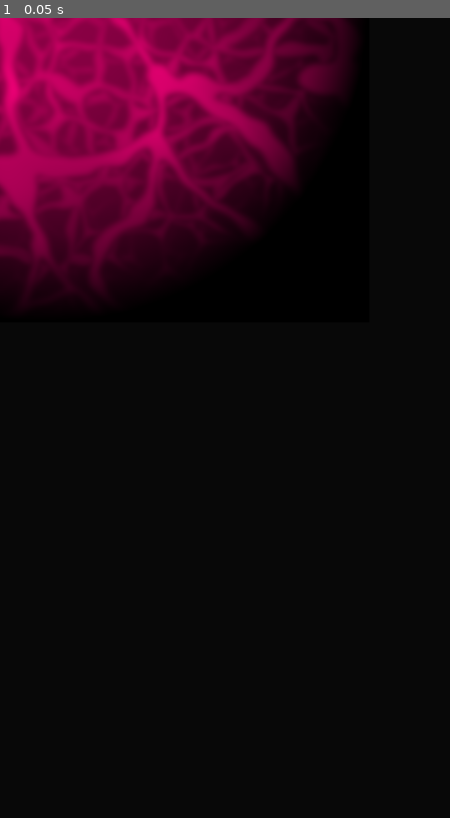
Above: before the commit, frame 1.
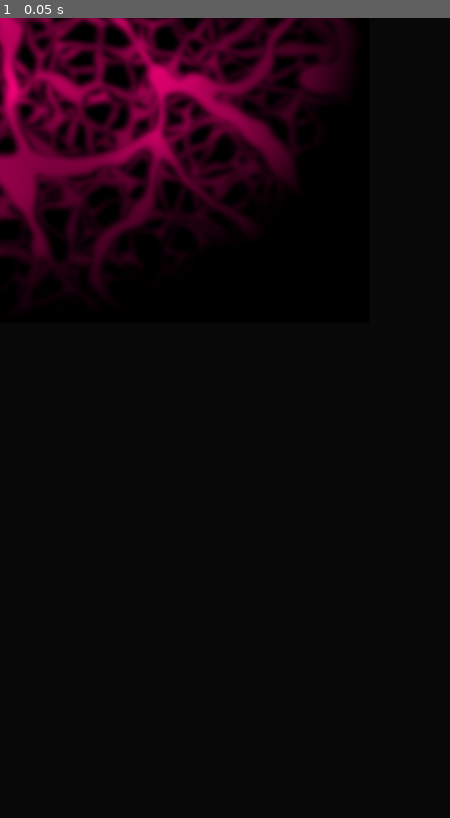
Above: after the commit, the same moment.

Repository: patryelt/RootOfEvil
Game: Godot game, scene res://assets/art/shader/corruption.tscn
Same seed, same stepped clock (60 frames per second), same inputs: the game is played once before the commit and once after it. This scene is started directly instead of the project's main scene.
Inputs:
- Up to frame 1 (0.05 s): no input

The runs differ from the first frame. In frame 1, 18% of the frame differs, in the area x 0-74%, y 0-35%.

Commit message:
added new planet and uppdated corruption

Diff:
--- a/assets/art/shader/corruption.tres
+++ b/assets/art/shader/corruption.tres
@@ -1,13 +1,12 @@
-[gd_resource type="ShaderMaterial" load_steps=11 format=2]
+[gd_resource type="ShaderMaterial" load_steps=9 format=2]
 
-[ext_resource path="res://assets/art/shader/corruption_roots_01_color_gradient_1.png" type="Texture" id=1]
 [ext_resource path="res://assets/art/shader/corruption_roots_01_alpha_gradient.png" type="Texture" id=2]
-
-[sub_resource type="VisualShaderNodeScalarOp" id=5]
-operator = 4
 
 [sub_resource type="VisualShaderNodeVectorOp" id=6]
 operator = 2
+
+[sub_resource type="VisualShaderNodeScalarOp" id=11]
+operator = 9
 
 [sub_resource type="VisualShaderNodeColorUniform" id=2]
 uniform_name = "ColorUniform"
@@ -21,18 +20,14 @@
 [sub_resource type="VisualShaderNodeScalarOp" id=8]
 operator = 9
 
-[sub_resource type="VisualShaderNodeTexture" id=9]
-texture = ExtResource( 1 )
-
 [sub_resource type="VisualShaderNodeTexture" id=10]
 texture = ExtResource( 2 )
 
 [sub_resource type="VisualShader" id=4]
 code = "shader_type canvas_item;
-uniform sampler2D tex_frg_7;
+uniform sampler2D tex_frg_8;
 uniform vec4 ColorUniform : hint_color = vec4(0.903821, 0.000000, 1.000000, 1.000000);
 uniform float ScalarUniform : hint_range(0, 1);
-uniform sampler2D tex_frg_8;
 
 
 
@@ -42,25 +37,20 @@
 }
 
 void fragment() {
-// Texture:7
-	vec4 tex_frg_7_read = texture(tex_frg_7, UV.xy);
-	vec3 n_out7p0 = tex_frg_7_read.rgb;
-	float n_out7p1 = tex_frg_7_read.a;
+// Texture:8
+	vec4 tex_frg_8_read = texture(tex_frg_8, UV.xy);
+	vec3 n_out8p0 = tex_frg_8_read.rgb;
+	float n_out8p1 = tex_frg_8_read.a;
 
 // ColorUniform:3
 	vec3 n_out3p0 = ColorUniform.rgb;
 	float n_out3p1 = ColorUniform.a;
 
 // VectorOp:12
-	vec3 n_out12p0 = n_out7p0 * n_out3p0;
+	vec3 n_out12p0 = n_out8p0 * n_out3p0;
 
 // ScalarUniform:5
 	float n_out5p0 = ScalarUniform;
-
-// Texture:8
-	vec4 tex_frg_8_read = texture(tex_frg_8, UV.xy);
-	vec3 n_out8p0 = tex_frg_8_read.rgb;
-	float n_out8p1 = tex_frg_8_read.a;
 
 // ScalarOp:6
 	float n_out6p0 = step(n_out5p0, dot(n_out8p0, vec3(0.333333, 0.333333, 0.333333)));
@@ -76,7 +66,7 @@
 
 }
 "
-graph_offset = Vector2( -107.12, 34.3115 )
+graph_offset = Vector2( -5.49466, 60.2421 )
 mode = 1
 flags/light_only = false
 nodes/fragment/0/position = Vector2( 600, 160 )
@@ -86,15 +76,13 @@
 nodes/fragment/5/position = Vector2( -120, 620 )
 nodes/fragment/6/node = SubResource( 8 )
 nodes/fragment/6/position = Vector2( 380, 660 )
-nodes/fragment/7/node = SubResource( 9 )
-nodes/fragment/7/position = Vector2( -80, 340 )
 nodes/fragment/8/node = SubResource( 10 )
 nodes/fragment/8/position = Vector2( -134.714, 911.587 )
-nodes/fragment/11/node = SubResource( 5 )
-nodes/fragment/11/position = Vector2( 340, 480 )
 nodes/fragment/12/node = SubResource( 6 )
 nodes/fragment/12/position = Vector2( 340, 320 )
-nodes/fragment/connections = PoolIntArray( 5, 0, 6, 0, 6, 0, 0, 1, 8, 0, 6, 1, 7, 0, 11, 1, 3, 0, 11, 0, 7, 0, 12, 0, 3, 0, 12, 1, 12, 0, 0, 0 )
+nodes/fragment/13/node = SubResource( 11 )
+nodes/fragment/13/position = Vector2( 400, 800 )
+nodes/fragment/connections = PoolIntArray( 5, 0, 6, 0, 6, 0, 0, 1, 8, 0, 6, 1, 3, 0, 12, 1, 12, 0, 0, 0, 8, 0, 12, 0 )
 
 [resource]
 render_priority = 1
Binary file changed: assets/art/planets/planet_07.png
Binary file changed: assets/art/shader/corruption_roots_01_alpha_gradient.png
Binary file changed: assets/art/shader/corruption_roots_01_color_gradient_1.png
